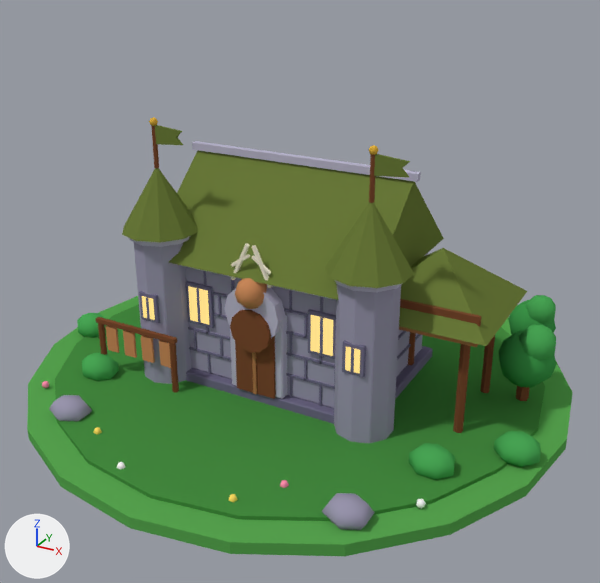
The Blender file blender/models/bld_chasse_3.blend, before and after one commit.
Both versions are drawn from a 50 mm camera at (8.33, -15.11, 9.51) aimed at (0.33, -0.56, 2.23). Arrows for +X, +Y and +Z are at lower left; the lights stay in place. The older version comes first.

In view in the first picture: 'box', 'box.043', 'cyl', 'cyl.002', 'cyl.004', 'cyl.006', 'ground', 'ground2', 'pyr', 'roof', 'sph.007', 'walls' and 75 more.
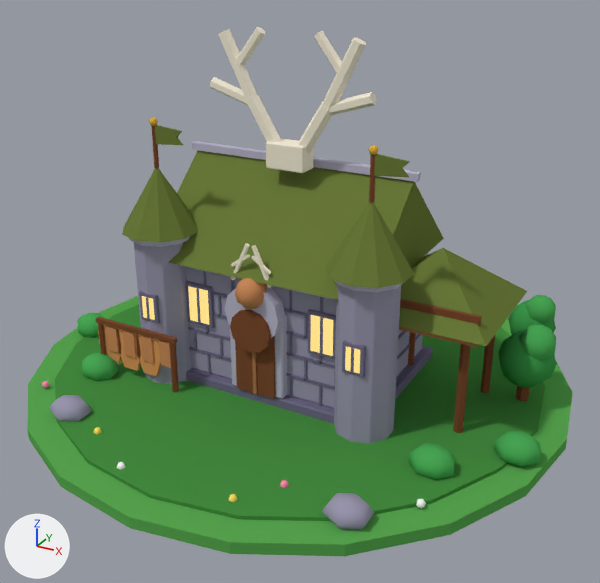
The change, as a diff of the scene's bpy script:
```diff
--- a/blender/models/bld_chasse_3.blend.py
+++ b/blender/models/bld_chasse_3.blend.py
@@ me_box_066 @@
-me_box_066.from_pydata(...)  # 8 vertices, 6 faces; spans x -0.8..0.8, y -1.6..1.6, z 0.0..0.06
-me_box_066.materials.append(mat_m_c9a86a)  # orange #c9a86a
+me_box_066.from_pydata(...)  # 8 vertices, 6 faces; spans x -0.44..0.44, y -0.24..0.24, z 0.0..0.54
+# me_box_066 part 1: the whole mesh is scaled about the mesh origin by (0.55, 0.15, 9.07)
+me_box_066.materials.append(mat_m_f2ead6)  # pale yellow #f2ead6
@@ ob_box_066 @@
 ob_box_066 = bpy.data.objects.new('box.066', me_box_066)
-ob_box_066.location = (0.0, -3.6, 0.0)
+ob_box_066.location = (0.0, -0.4, 4.9)
 _m = ob_box_066.modifiers.new('bevel', 'BEVEL')
@@ ob_poly_004 @@
+ob_poly_004 = bpy.data.objects.new('poly.004', me_poly_004)  # 12 vertices, 8 faces; spans x -0.33..0.33, y -0.04..0.04, z -1.0..0.0; in mat_m_d9955a (orange #d9955a)
+ob_poly_004.location = (-2.5, -2.35, 1.3)
@@ ob_poly_003 @@
+ob_poly_003 = bpy.data.objects.new('poly.003', me_poly_004.copy())
+ob_poly_003.location = (-3.05, -2.35, 1.3)
@@ ob_poly_002 @@
+ob_poly_002 = bpy.data.objects.new('poly.002', me_poly_004.copy())
+ob_poly_002.location = (-3.6, -2.35, 1.3)
@@ ob_rod_007 @@
+ob_rod_007 = bpy.data.objects.new('rod.007', me_rod_007)  # a 6-sided cylinder along z spanning x -0.097..0.097, y -0.112..0.112, z 0.0..0.912; in mat_m_f2ead6 (pale yellow #f2ead6)
+ob_rod_007.location = (1.2, -0.4, 6.9)
+ob_rod_007.rotation_euler = (0.661, 0.0, -1.571)  # degrees (38, 0, -90)
@@ ob_rod_006 @@
+ob_rod_006 = bpy.data.objects.new('rod.006', me_rod_006)  # a 6-sided cylinder along z spanning x -0.111..0.111, y -0.128..0.128, z 0.0..1.088; in mat_m_f2ead6 (pale yellow #f2ead6)
+ob_rod_006.location = (0.8, -0.4, 6.18)
+ob_rod_006.rotation_euler = (1.272, 0.0, 1.571)  # degrees (73, 0, 90)
@@ ob_rod_005 @@
+ob_rod_005 = bpy.data.objects.new('rod.005', me_rod_005)  # a 6-sided cylinder along z spanning x -0.125..0.125, y -0.144..0.144, z 0.0..1.431; in mat_m_f2ead6 (pale yellow #f2ead6)
+ob_rod_005.location = (0.88, -0.4, 6.26)
+ob_rod_005.rotation_euler = (0.464, 0.0, 1.571)  # degrees (27, 0, 90)
@@ ob_rod_004 @@
+ob_rod_004 = bpy.data.objects.new('rod.004', me_rod_004)  # a 6-sided cylinder along z spanning x -0.139..0.139, y -0.16..0.16, z 0.0..1.221; in mat_m_f2ead6 (pale yellow #f2ead6)
+ob_rod_004.location = (0.24, -0.4, 5.22)
+ob_rod_004.rotation_euler = (0.552, 0.0, 1.571)  # degrees (32, 0, 90)
@@ ob_rod_003 @@
+ob_rod_003 = bpy.data.objects.new('rod.003', me_rod_007.copy())
+ob_rod_003.location = (-1.2, -0.4, 6.9)
+ob_rod_003.rotation_euler = (0.661, 0.0, 1.571)  # degrees (38, 0, 90)
@@ ob_rod_002 @@
+ob_rod_002 = bpy.data.objects.new('rod.002', me_rod_006.copy())
+ob_rod_002.location = (-0.8, -0.4, 6.18)
+ob_rod_002.rotation_euler = (1.272, 0.0, -1.571)  # degrees (73, 0, -90)
@@ ob_rod_001 @@
+ob_rod_001 = bpy.data.objects.new('rod.001', me_rod_005.copy())
+ob_rod_001.location = (-0.88, -0.4, 6.26)
+ob_rod_001.rotation_euler = (0.464, 0.0, -1.571)  # degrees (27, 0, -90)
@@ ob_rod @@
+ob_rod = bpy.data.objects.new('rod', me_rod_004.copy())
+ob_rod.location = (-0.24, -0.4, 5.22)
+ob_rod.rotation_euler = (0.552, 0.0, -1.571)  # degrees (32, 0, -90)
```

What differs and where, as boxes (x1, y1, x2, y2) in the pictures (600 x 583 px):
'box.066', recoloured, mesh rescaled, moved (not visible before): after (266, 138, 314, 173)
'rod.005', added (pale yellow): after (323, 37, 366, 110)
'rod.001', added (pale yellow): after (218, 29, 257, 101)
'rod.004', added (pale yellow): after (298, 102, 332, 155)
'rod', added (pale yellow): after (246, 95, 281, 142)
'rod.006', added (pale yellow): after (328, 92, 377, 115)
'poly.004', added (orange): after (136, 333, 161, 377)
'rod.007', added (pale yellow): after (314, 31, 342, 74)
'rod.002', added (pale yellow): after (210, 77, 248, 105)
'rod.003', added (pale yellow): after (237, 27, 265, 65)
'poly.003', added (orange): after (117, 329, 141, 371)
'poly.002', added: after (98, 324, 121, 365)
